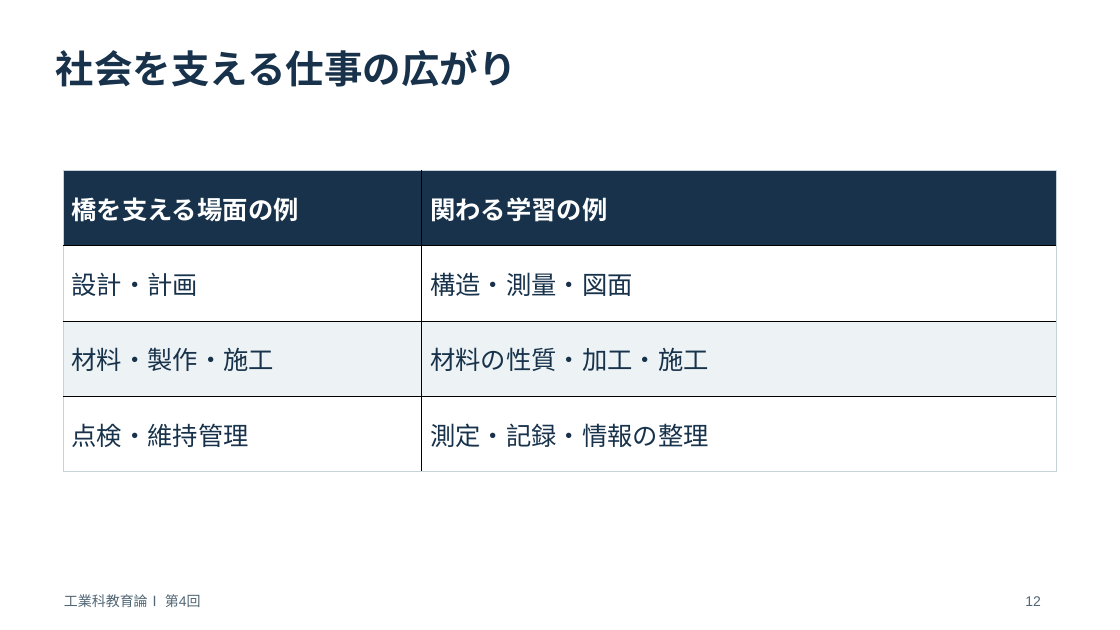
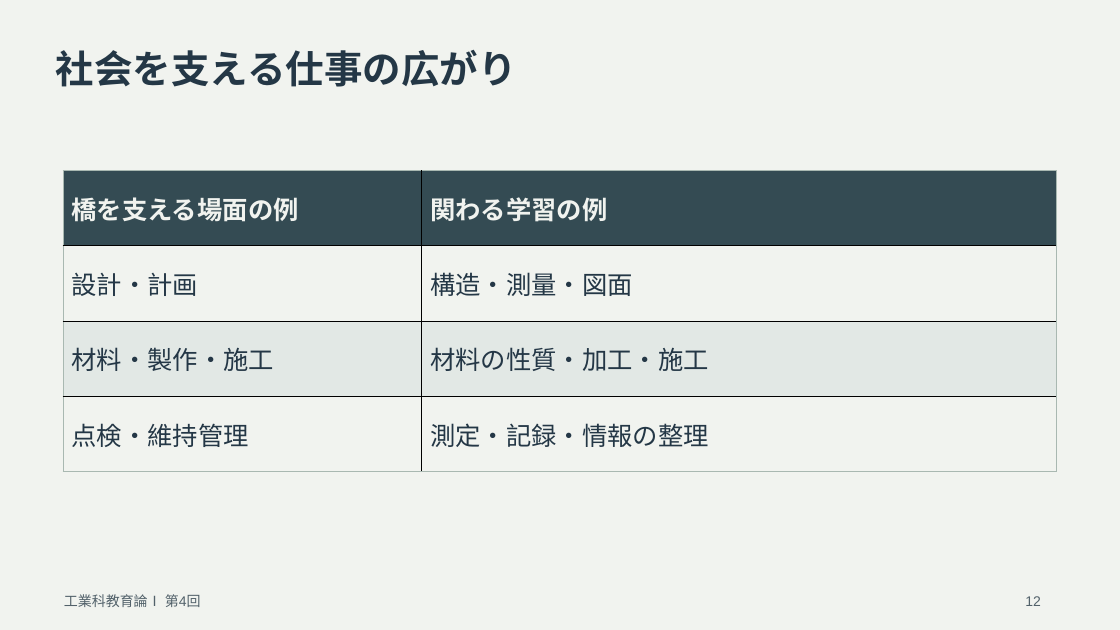
Before and after one commit to zooc-14calbp/industrial-education-i, a slide deck: slide 12 of lessons/04/slides.pptx. Drawn at 1120x630 pixels with LibreOffice and Linux fonts; fonts in the diff are those of the drawing. Boxes give left, top, right and bottom in pixels: in the first picture for what was removed or moved away, otherwise in the second. Text is boxed around its words. In the diff, an @@ line names an element or a change of style, - is before the commit and + after.

Commit message:
Adjust slide colors for extended viewing

```diff
--- a/lessons/04/slides.pptx
+++ b/lessons/04/slides.pptx
@@ background #FFFFFF to #F1F3EF @@
@@ text "社会を支える仕事の広がり" at (56, 50, 517, 87): text colour #17324A to #243746 @@
@@ table at (63, 171, 1056, 471) @@
@@ fill #17324A to #344B53 in row 1 @@
@@ fill #FFFFFF to #F1F3EF in 4 cells @@
@@ fill #EDF3F5 to #E2E8E5 in row 3 @@
@@ text colour #FFFFFF to #F1F3EF in "橋を支える場面の例", "関わる学習の例" @@
@@ text colour #17324A to #243746 in "設計・計画", "構造・測量・図面", "材料・製作・施工", "材料の性質・加工・施工" and 2 more places @@
@@ borders changed @@
@@ text "工業科教育論Ⅰ 第4回" at (64, 594, 201, 607): text colour #526675 to #52616A @@
@@ text "12" at (1025, 596, 1041, 606): text colour #526675 to #52616A @@
```
Also in this commit, not shown: 31 other slides changed, 49 other files.
